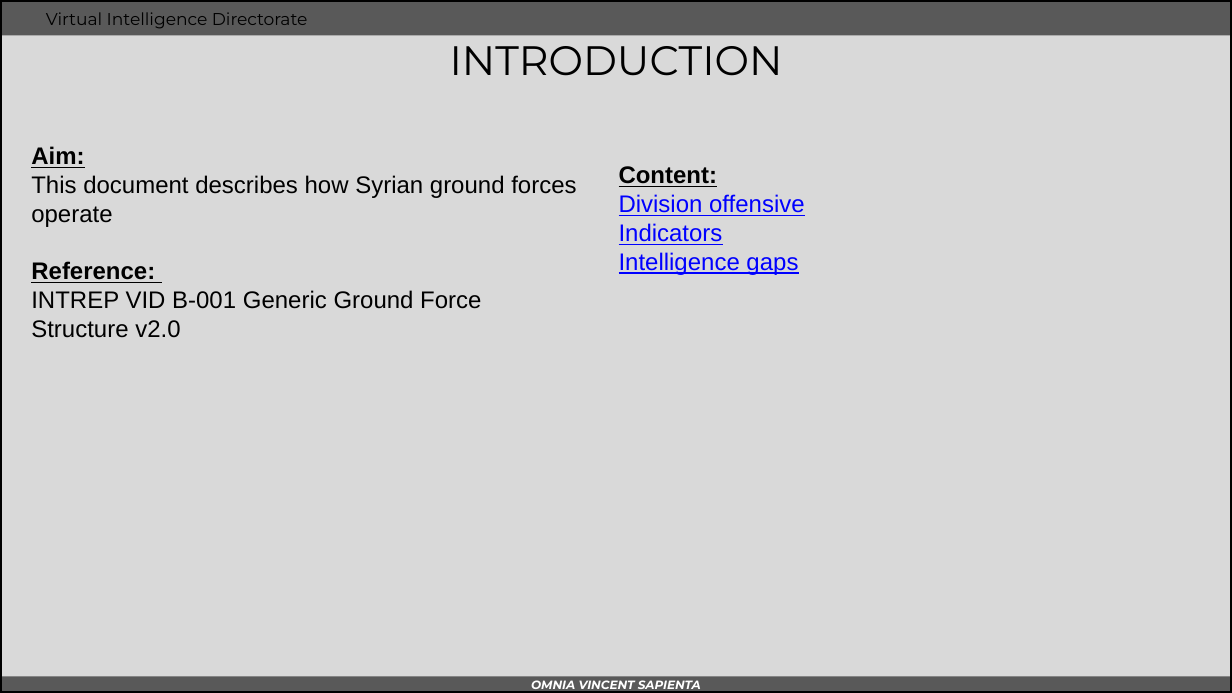
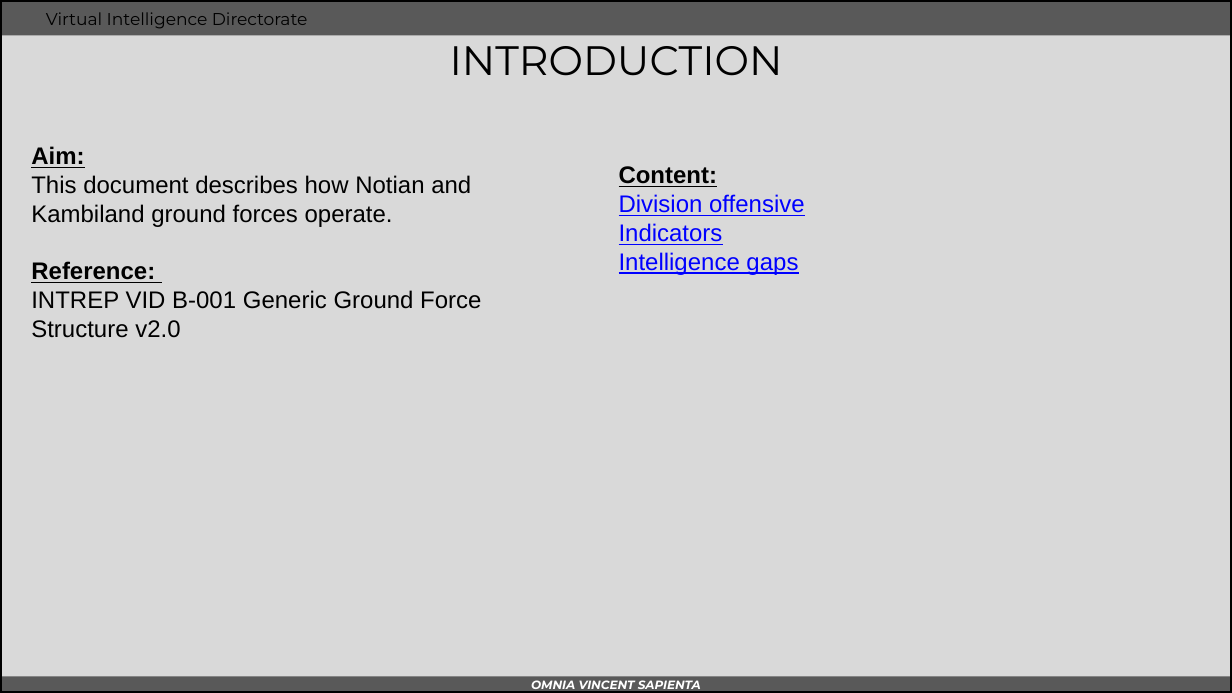
Before and after one commit to 132nd-vWing/OPAT-background, a slide deck: slide 2 of INTEL/VID/WIP/INTREP VID OPAC-003 - DUSS ground combat tactics.pptx. Drawn at 1232x693 pixels with LibreOffice and Linux fonts; fonts in the diff are those of the drawing; background and template pictures are left out. Boxes give left, top, right and bottom in pixels: in the first picture for what was removed or moved away, otherwise in the second. Text is boxed around its words. In the diff, an @@ line names an element or a change of style, - is before the commit and + after.

```diff
--- a/INTEL/VID/WIP/INTREP VID OPAC-003 - DUSS ground combat tactics.pptx
+++ b/INTEL/VID/WIP/INTREP VID OPAC-003 - DUSS ground combat tactics.pptx
@@ text at (31,175,471,227): text changed @@
-This document describes how Syrian ground forces operate
+This document describes how Notian and Kambiland ground forces operate.
```
Also in this commit, not shown: 2 other slides changed, 2 other files.
